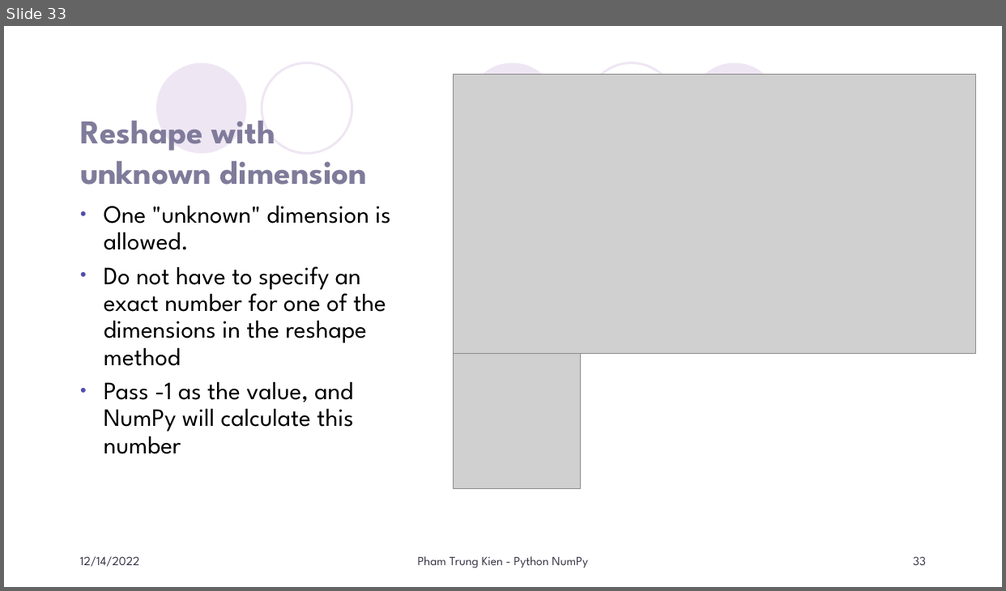
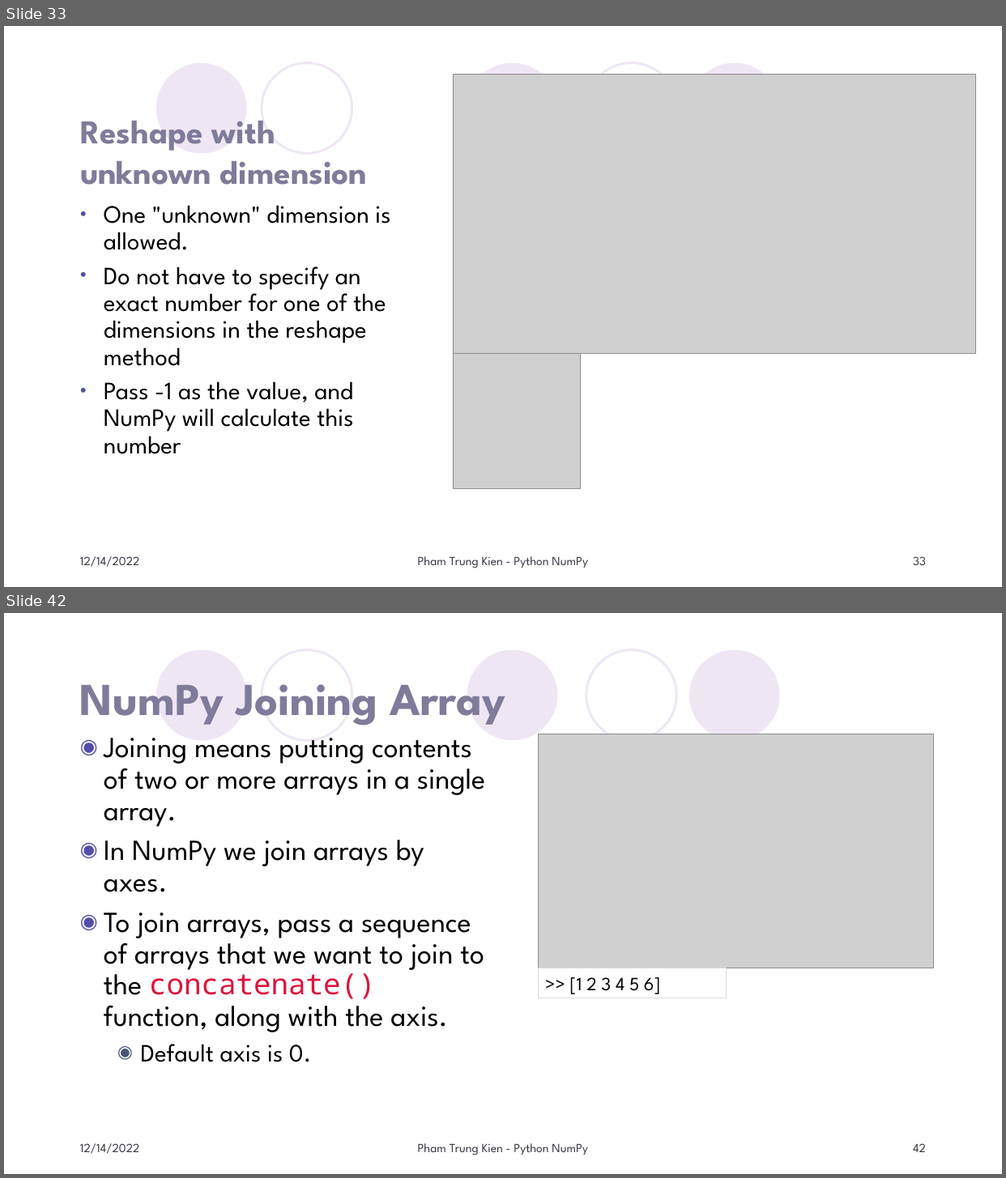
Before and after one commit to KienPham2607/MyLittlePy, a slide deck: PyThon/GetStarted/Numpy/Doc/Python NumPy.pptx. Shown one above the other, each under a label of ours: slide 33 before the commit, slides 33 and 42 after it; the slides between them are not shown. The pictures are 1006x591 and 1006x1178 pixels, drawn with LibreOffice and Linux fonts; fonts in the diff are those of the drawing; grey boxes stand for pictures; background and template pictures are left out. Boxes give left, top, right and bottom in pixels: in the first picture for what was removed or moved away, otherwise in the second. Text is boxed around its words. In the diff, an @@ line names an element or a change of style, - is before the commit and + after.

```diff
--- a/PyThon/GetStarted/Numpy/Doc/Python NumPy.pptx
+++ b/PyThon/GetStarted/Numpy/Doc/Python NumPy.pptx
@@ slide 42 added at [4, 613, 1002, 1174], background #FFFFFF; not listed: 5 template elements that a slide beside it also shows @@
@@ title added at [80, 684, 505, 726], 44 pt, text #7F7B9A, bold @@
+NumPy Joining Array
@@ text added at [104, 738, 485, 1063], 28 pt, text #000000 @@
+◉ Joining means putting contents of two or more arrays in a single array.
+◉ In NumPy we join arrays by axes.
+◉ To join arrays, pass a sequence of arrays that we want to join to the concatenate() function, along with the axis.
+  ◉ Default axis is 0.
@@ picture added at [538, 735, 933, 969] @@
@@ rectangle added at [538, 968, 727, 998], outline #DCD8DC 0.75 pt, 18 pt, text #000000 @@
+>> [1 2 3 4 5 6]
@@ text added at [80, 1144, 140, 1154], 12 pt, text #373545 @@
+12/14/2022
@@ text added at [418, 1144, 588, 1156], 12 pt, text #373545 @@
+Pham Trung Kien - Python NumPy
@@ page number added at [913, 1144, 926, 1152], 12 pt, text #373545 @@
+42
```
Also in this commit, not shown: 1 slide changed, 17 other slides added, 51 other files.
